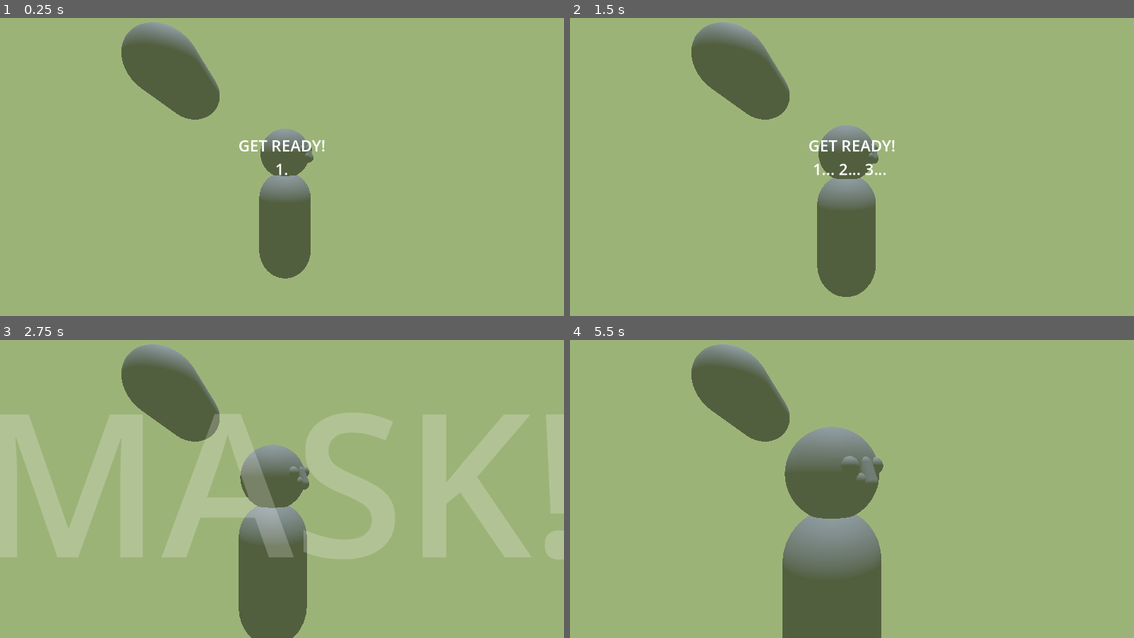
Above: before the commit, frames 1-4 (two rows, left to right).
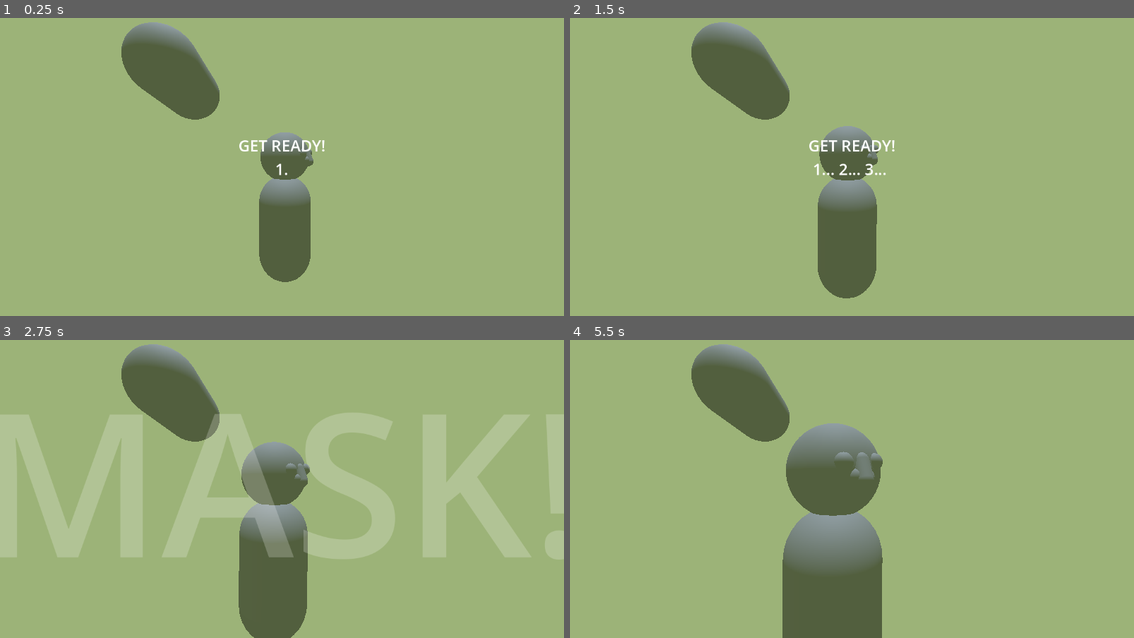
Above: after the commit, the same moments.

Repository: moziz/giants-gala-journey-2026
Game: Godot game, scene res://riku/riku.tscn
The game is run twice, just before and just after one commit, with the same random seed, the same clock (stepped at 60 frames per second) and the same inputs. The project has no main scene, so this scene is started directly.
Inputs:
- Up to frame 1 (0.25 s): no input
- Up to frame 2 (1.5 s): hold Ctrl 0.53-1.28 s; tap Shift at 1.35 s
- Up to frame 3 (2.75 s): hold Ctrl from 2.03 s (still down)
- Up to frame 4 (5.5 s): release Ctrl at 2.78 s; tap Shift at 2.85, 4.35 s; tap Enter at 3.5 s; hold Ctrl 3.53-4.28 s; hold Ctrl from 5.03 s (still down)

The runs differ from the first frame. In frame 1, 0.4% of the frame differs, in the area x 45-56%, y 37-89%; in frame 2, 0.2%; in frame 3, 0.5%; in frame 4, 0.8%, in the area x 37-56%, y 27-100%.

Commit message:
web export

Diff:
--- a/giants-gala-godot/riku/hytke.gd
+++ b/giants-gala-godot/riku/hytke.gd
@@ -13,12 +13,16 @@
 	if interval > 0.5:
 		interval = 0.0 - randf() * 0.5
 		if randf() > 0.5:
-			target_rot = orig_rot + Vector3.UP * randf() * (randf() - 0.5) * 1
+			target_rot = orig_rot + Vector3.UP * (randf() - 0.5) * 0.3 + Vector3.RIGHT * (randf() - 0.5) * 0.02 + Vector3.FORWARD * (randf() - 0.5) * 0.02
 			if randf() > 0.5:
 				target_pos = orig_pos + Vector3.UP * randf() * 1
+			if randf() > 0.5:
+				target_pos = orig_pos + Vector3.RIGHT * (randf() * 1 - 0.5)
+			if randf() > 0.5:
+				target_pos = orig_pos + Vector3.FORWARD * (randf() * 1 - 0.5)
 
 	var target_pos2 := target_pos
 	if Jattilaiset.LOPUN_ALKU and Jattilaiset.end_countdown < 4.0:
-		target_pos2.y += pow(sin(breathe + Time.get_ticks_msec() * 0.01 * breathe_speed), 2) * 4
-	position = position.lerp(target_pos2 + sin(breathe + Time.get_ticks_msec() * 0.001 * breathe_speed) * Vector3.UP, 0.1)
+		target_pos2.y += pow(sin(breathe + Time.get_ticks_msec() * 0.02 * breathe_speed), 2) * 4
+	position = position.lerp(target_pos2 + sin(breathe + Time.get_ticks_msec() * 0.002 * breathe_speed) * Vector3.UP, 0.1)
 	rotation = rotation.lerp(target_rot, 0.1)
--- a/giants-gala-godot/riku/intro_text.gd
+++ b/giants-gala-godot/riku/intro_text.gd
@@ -12,8 +12,8 @@
 	if Jattilaiset.end_countdown > 5.0:
 		label_settings.font_color.a *= 0.99
 		label_settings.font_color.a += 0.01
-		text = "Wow! You did this!\n\n\n\n\n\n\n\n\n\n\n\n\n"
-		label_settings.font_size = 32
+		text = "Wow! You did this!\n\n\n\n\n\n\n"
+		label_settings.font_size = 48
 	elif Jattilaiset.INTRO:
 		intro(delta)
 	elif Jattilaiset.LOPPU:
--- a/giants-gala-godot/riku/jattilaiset.gd
+++ b/giants-gala-godot/riku/jattilaiset.gd
@@ -54,7 +54,6 @@
 
 	if INTRO:
 		countdown = (closest.x - src.x - ALKU_INTERVALLI) / ALKUMATKA
-		print("alku: ", countdown)
 		if countdown <= 0.0:
 			INTRO = false
 			countdown = 0.0
--- a/giants-gala-godot/riku/riku.tscn
+++ b/giants-gala-godot/riku/riku.tscn
@@ -4,6 +4,7 @@
 [ext_resource type="Script" uid="uid://c580x3rthyy13" path="res://riku/camera_3d.gd" id="2_7nowf"]
 [ext_resource type="Script" uid="uid://c0ouf3vsd8lym" path="res://riku/liukuhihna.gd" id="2_d4nlf"]
 [ext_resource type="Script" uid="uid://ckk7evday757n" path="res://riku/jattilaiset.gd" id="2_kgac2"]
+[ext_resource type="Script" uid="uid://c0dgpu084x0w1" path="res://riku/salami_valo.gd" id="3_7nowf"]
 [ext_resource type="Script" uid="uid://chr337e01mdcf" path="res://riku/intro_text.gd" id="4_kgac2"]
 
 [sub_resource type="CapsuleMesh" id="CapsuleMesh_kgac2"]
@@ -36,6 +37,10 @@
 environment = SubResource("Environment_kgac2")
 script = ExtResource("2_7nowf")
 
+[node name="SalamiValo" type="SpotLight3D" parent="Maailma/PelaajienYmparisto" unique_id=590424462]
+spot_range = 100.0
+script = ExtResource("3_7nowf")
+
 [node name="Liukuhihna" type="Node3D" parent="Maailma" unique_id=123787549]
 transform = Transform3D(1, 0, 0, 0, 1, 0, 0, 0, 1, 0, 0, -38.135)
 script = ExtResource("2_d4nlf")
--- /dev/null
+++ b/giants-gala-godot/riku/salami_valo.gd
@@ -0,0 +1,14 @@
+extends SpotLight3D
+
+var treshold := 0.0
+func _physics_process(delta):
+	light_energy = 0
+	treshold -= delta
+	if treshold <= randf():
+		treshold = 1.0
+		light_energy = 100
+		position.x = 300 * randf() - 150
+		position.y = 100 * randf() - 5
+		position.z = -20 + 2 * randf() - 1
+		if Jattilaiset.singleton:
+			look_at(Jattilaiset.singleton.jattilaiset[randi_range(0, Jattilaiset.singleton.jattilaiset.size() - 1)].global_position)
Not shown, added: giants-gala-godot/export_presets.cfg
Not shown, added: giants-gala-godot/riku/salami_valo.gd.uid
Not shown, added: build/html/index.audio.position.worklet.js
Not shown, added: build/html/index.audio.worklet.js
Not shown, added: build/html/index.html
Not shown, added: build/html/index.js
Not shown, added: build/html/index.pck
Not shown, added: build/html/index.png
Not shown, added: build/html/index.wasm
